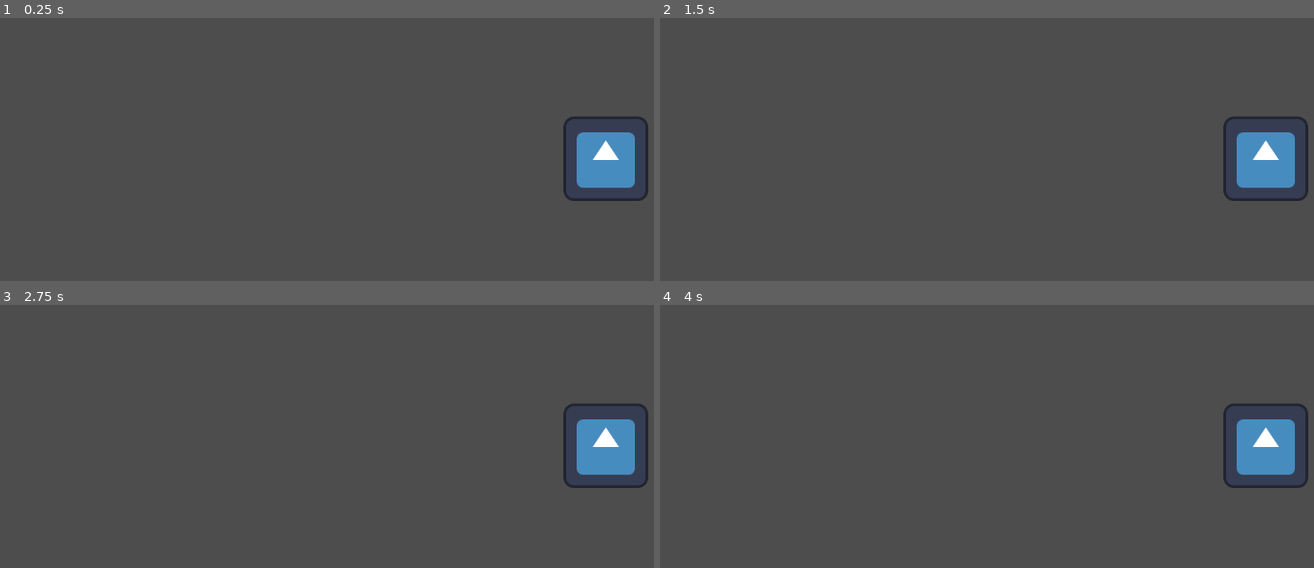
Above: before the commit, frames 1-4 (two rows, left to right).
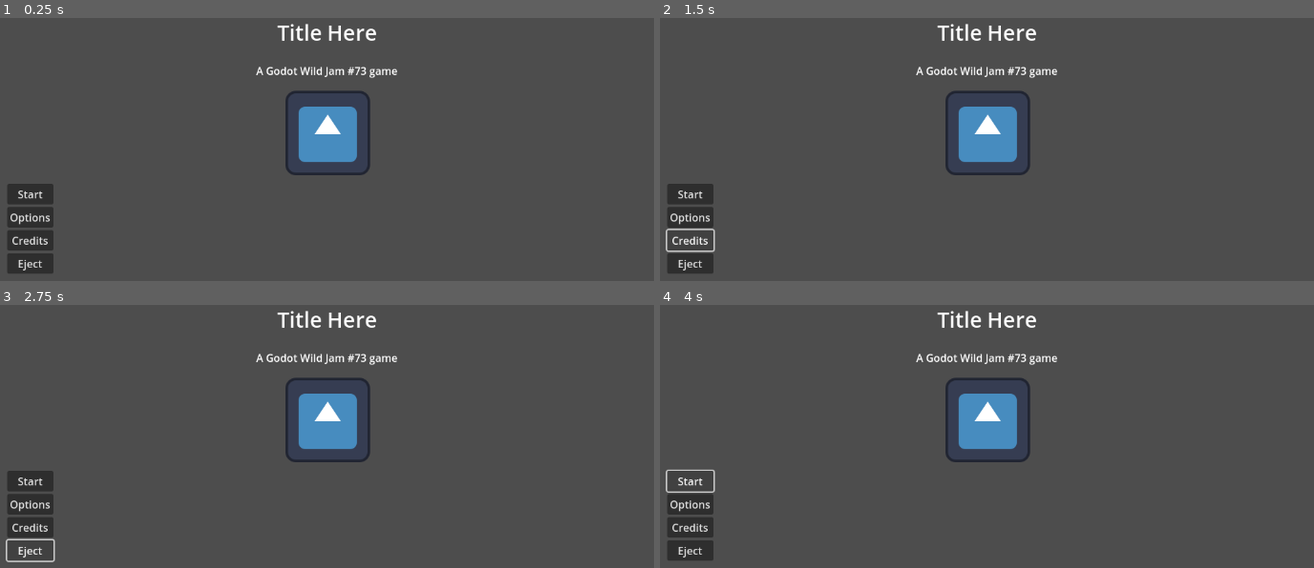
Above: after the commit, the same moments.

Repository: WoodShedGamesOfficial/GWJ_73
Game: Godot game, scene res://Main/K9/Lvls/main_menu.tscn
The game is run twice, just before and just after one commit, with the same random seed, the same clock (stepped at 60 frames per second) and the same inputs. The project has no main scene, so this scene is started directly. The engine's default icon, where the game draws it, is replaced by a stand-in: a white triangle on a blue panel in a dark square.
Inputs (mouse positions are in pixels of both pictures, inside the frame that each line leads up to):
- Up to frame 1 (0.25 s): no input
- Up to frame 2 (1.5 s): click (692, 217) at 0.5 s, where only the run after the commit has a clickable "Options"; click (692, 241) at 1.25 s, where only the run after the commit has a clickable "Credits"
- Up to frame 3 (2.75 s): click (32, 549) at 2 s, where only the run after the commit has a clickable "Eject"
- Up to frame 4 (4 s): click (692, 481) at 2.75 s, where only the run after the commit has a clickable "Start"; click (692, 481) at 3.5 s, where only the run after the commit has a clickable "Start"

The runs differ from the first frame. In frame 1, 7.6% of the frame differs, in the area x 1-100%, y 2-98%; in frame 2, 7.3%; in frame 3, 7.3%; in frame 4, 7.3%.

Commit message:
Dev_Room_init
Now gents, we await THE CARDS

Diff:
--- /dev/null
+++ b/Main/K9/Lvls/Dev_room/k_9_dev_room.tscn
@@ -0,0 +1,24 @@
+[gd_scene load_steps=5 format=3 uid="uid://b215wnaw6ienu"]
+
+[ext_resource type="Script" path="res://Main/K9/Lvls/Dev_room/k_9_dev_room_Script.gd" id="1_alpff"]
+[ext_resource type="Texture2D" uid="uid://0jiohaxm2jcg" path="res://icon.svg" id="1_bldn8"]
+
+[sub_resource type="TileSetAtlasSource" id="TileSetAtlasSource_c4i8k"]
+texture = ExtResource("1_bldn8")
+texture_region_size = Vector2i(128, 128)
+0:0/0 = 0
+0:0/0/physics_layer_0/polygon_0/points = PackedVector2Array(-60.3212, -61.1149, 57.1464, -56.3527, 61.9086, 63.496, -63.496, 61.9086)
+
+[sub_resource type="TileSet" id="TileSet_vx3go"]
+tile_size = Vector2i(128, 128)
+physics_layer_0/collision_layer = 8
+physics_layer_0/collision_mask = 7
+sources/1 = SubResource("TileSetAtlasSource_c4i8k")
+
+[node name="K9_Dev_Room" type="Node2D"]
+script = ExtResource("1_alpff")
+
+[node name="TileMap" type="TileMap" parent="."]
+tile_set = SubResource("TileSet_vx3go")
+format = 2
+layer_0/tile_data = PackedInt32Array(1, 1, 0, 2, 1, 0, 3, 1, 0, 4, 1, 0, 5, 1, 0, 6, 1, 0, 7, 1, 0, 8, 1, 0, 9, 1, 0, 10, 1, 0, -65526, 1, 0, -65525, 1, 0, -131061, 1, 0, -131060, 1, 0, -196596, 1, 0, -196595, 1, 0, 0, 1, 0, -65536, 1, 0, -131072, 1, 0, -196608, 1, 0, -262144, 1, 0, -327680, 1, 0, -393216, 1, 0, -458752, 1, 0, -458751, 1, 0, -458750, 1, 0, -458749, 1, 0, -458748, 1, 0, -458747, 1, 0, -458746, 1, 0, -458745, 1, 0, -458744, 1, 0, -458743, 1, 0, -458742, 1, 0, -458741, 1, 0, -458740, 1, 0, -458739, 1, 0, -458738, 1, 0, -458737, 1, 0, -458736, 1, 0, -458735, 1, 0, -393199, 1, 0, -327663, 1, 0, -262127, 1, 0, -196591, 1, 0, -196592, 1, 0, -196593, 1, 0, -196594, 1, 0)
--- /dev/null
+++ b/Main/K9/Lvls/Dev_room/k_9_dev_room_Script.gd
@@ -0,0 +1,11 @@
+extends Node2D
+
+
+# Called when the node enters the scene tree for the first time.
+func _ready():
+	pass # Replace with function body.
+
+
+# Called every frame. 'delta' is the elapsed time since the previous frame.
+func _process(delta):
+	pass
--- a/Main/K9/Lvls/main_menu.tscn
+++ b/Main/K9/Lvls/main_menu.tscn
@@ -12,8 +12,50 @@
 grow_vertical = 2
 script = ExtResource("1_4gcck")
 
-[node name="Main_Menu" type="Node2D" parent="."]
+[node name="GWJLabel" type="Label" parent="."]
+layout_mode = 0
+offset_left = 446.0
+offset_top = 139.0
+offset_right = 660.0
+offset_bottom = 162.0
+text = "A Godot Wild Jam #73 game"
 
-[node name="Icon" type="Sprite2D" parent="."]
-position = Vector2(974, 284)
+[node name="Title" type="Label" parent="."]
+layout_mode = 0
+offset_left = 478.0
+offset_top = 70.0
+offset_right = 615.0
+offset_bottom = 115.0
+theme_override_font_sizes/font_size = 32
+text = "Title Here"
+
+[node name="ButtonContainer" type="VBoxContainer" parent="."]
+layout_mode = 0
+offset_left = 70.0
+offset_top = 322.0
+offset_right = 110.0
+offset_bottom = 366.0
+
+[node name="Button" type="Button" parent="ButtonContainer"]
+layout_mode = 2
+text = "Start"
+
+[node name="Button2" type="Button" parent="ButtonContainer"]
+layout_mode = 2
+text = "Options"
+
+[node name="Button3" type="Button" parent="ButtonContainer"]
+layout_mode = 2
+text = "Credits"
+
+[node name="Button4" type="Button" parent="ButtonContainer"]
+layout_mode = 2
+text = "Eject"
+
+[node name="TextureRect" type="TextureRect" parent="."]
+layout_mode = 0
+offset_left = 490.0
+offset_top = 181.0
+offset_right = 618.0
+offset_bottom = 309.0
 texture = ExtResource("2_tc2fj")
--- a/Main/K9/Lvls/main_menu_Script.gd
+++ b/Main/K9/Lvls/main_menu_Script.gd
@@ -1 +1,2 @@
 extends Control
+class_name K9_Main_menu
